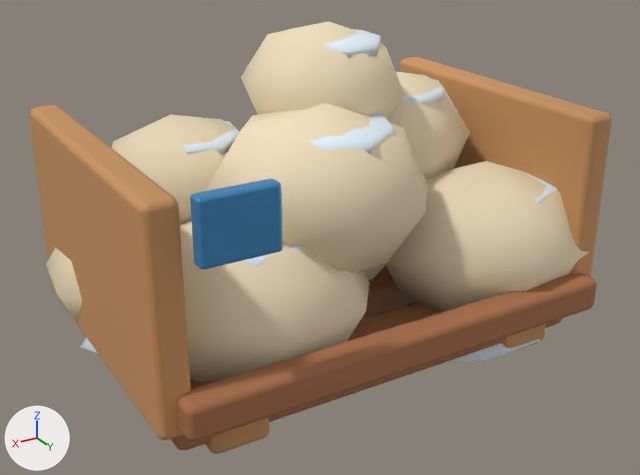
The glTF model HavenlineGodot/assets/stations_v2/stone_stack.glb as it was, and as the next commit left it.
One viewpoint serves both versions: a 50 mm lens placed at (1.369, 2.296, 1.513), pointed at (0.014, 0.039, 0.384). Arrows for +X, +Y and +Z are at lower left; the lights stay in place. The first picture is the older version. Vertices at exactly the same position are counted once.

Script lines for the objects in view, before the commit:
```python
me_stone_stack = bpy.data.meshes.new('stone_stack')
me_stone_stack.from_pydata(...)  # 1073 vertices, 2003 faces; spans x -0.87..0.82, y -0.58..0.57, z -0.01..1.06
# faces by material slot: [535, 432, 432, 384, 112, 108]
me_stone_stack.materials.append(mat_hl_snow)
me_stone_stack.materials.append(mat_hl_wood)
me_stone_stack.materials.append(mat_hl_wood_light)
me_stone_stack.materials.append(mat_hl_cream)
me_stone_stack.materials.append(mat_hl_dark)
me_stone_stack.materials.append(mat_hl_blue)
ob_stone_stack = bpy.data.objects.new('stone_stack', me_stone_stack)
ob_stone_stack.location = (0.0, 0.0, 0.0)
```
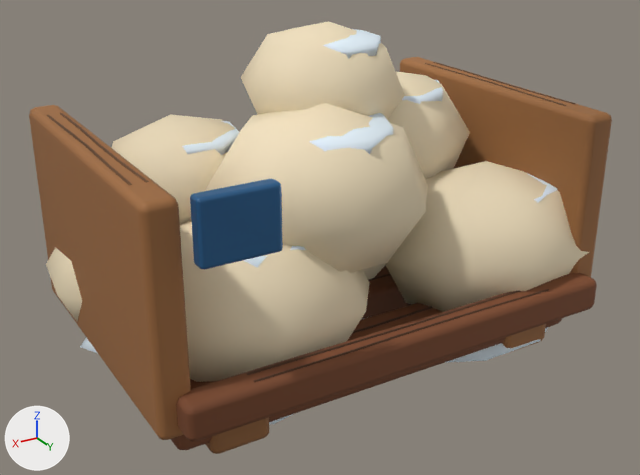
Pixel boxes (x1, y1, x2, y2) of what changed, in the pictures (640 x 475 px):
part 1 of me_stone_stack, added (mostly hidden)
    after: (246, 274, 549, 382)
part 2 of me_stone_stack, added
    after: (425, 62, 576, 106)
part 3 of me_stone_stack, added
    after: (47, 113, 149, 185)
part 4 of me_stone_stack, recoloured (darker)
    both: (29, 57, 612, 454)

The change in detail:
me_stone_stack is used by ob_stone_stack; location (0.0, 0.0, 0.0).
me_stone_stack had 1073 vertices, 2003 faces and spanned x -0.87..0.82, y -0.58..0.57, z -0.01..1.06.
me_stone_stack now has 1798 vertices, 3283 faces and spans x -0.87..0.82, y -0.58..0.57, z -0.01..1.06.
me_stone_stack part 1: 541 vertices added at x -0.56..0.56, y -0.4..0.55, z 0.12..0.28.
me_stone_stack part 2: 92 vertices added at x -0.73..-0.68, y -0.36..0.36, z 0.79..0.8.
me_stone_stack part 3: 92 vertices added at x 0.69..0.74, y -0.36..0.36, z 0.79..0.8.
me_stone_stack part 4: 972 kept faces spanning x -0.76..0.76, y -0.5..0.57, z 0.03..0.81 get new vertex colours.
